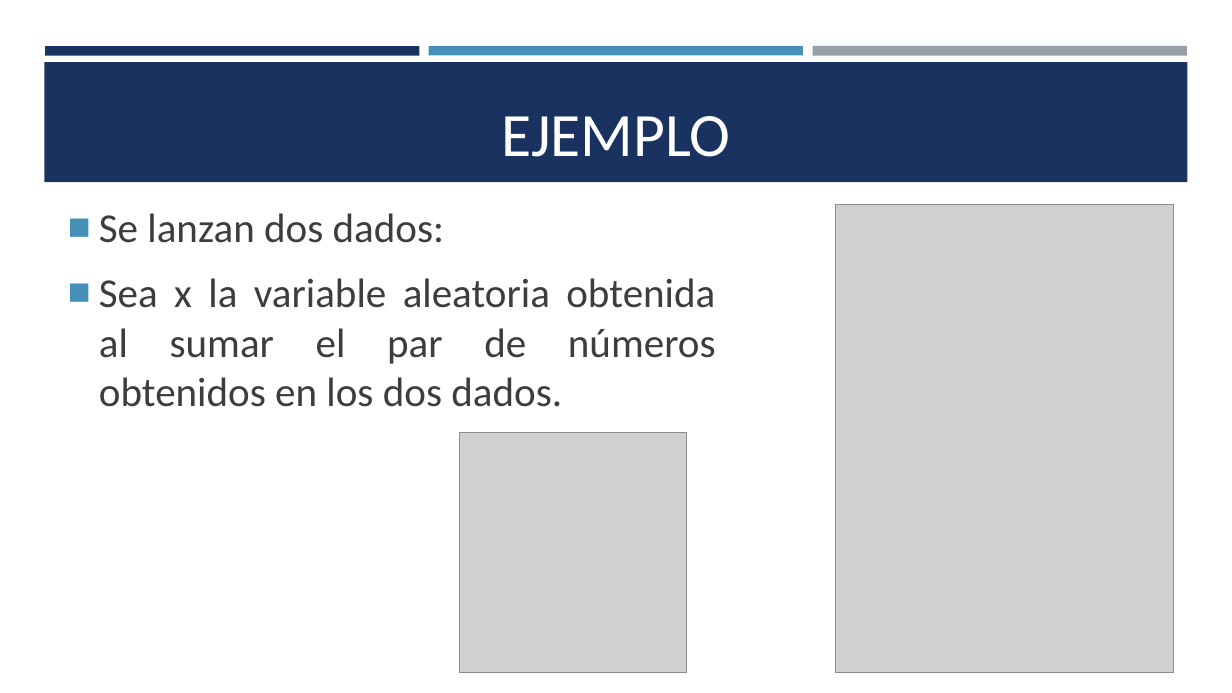
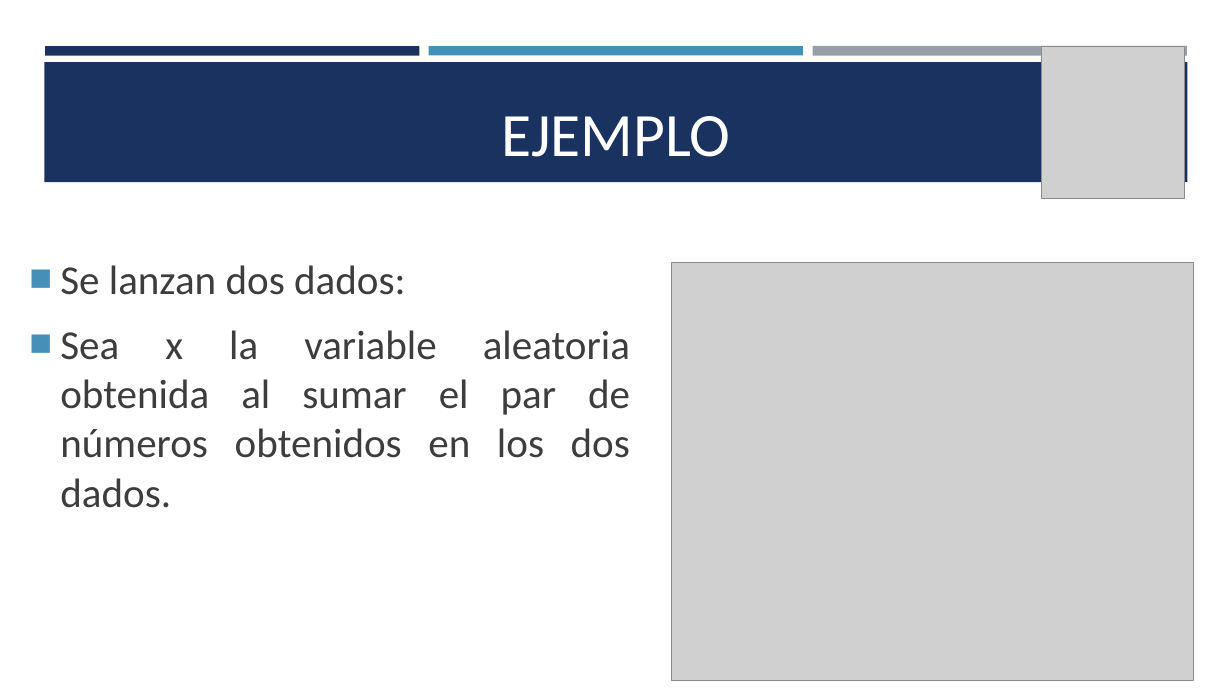
Before and after one commit to estadisticaITM/estadisticaITM.github.io, a slide deck: slide 5 of ITM_VAD_EBX.pptx. Drawn at 1232x693 pixels with LibreOffice and Linux fonts; fonts in the diff are those of the drawing; grey boxes stand for pictures. Boxes give left, top, right and bottom in pixels: in the first picture for what was removed or moved away, otherwise in the second. Text is boxed around its words. In the diff, an @@ line names an element or a change of style, - is before the commit and + after.

```diff
--- a/ITM_VAD_EBX.pptx
+++ b/ITM_VAD_EBX.pptx
@@ picture: place and size @@
-picture at <box>460,433,688,673</box>
+picture at <box>1042,46,1186,199</box>
@@ text "Se lanzan dos dados:" rewrapped from <box>99,213,716,407</box> to <box>60,265,630,508</box> @@
@@ picture: place and size @@
-picture at <box>836,205,1174,673</box>
+picture at <box>671,262,1194,680</box>
```
Also in this commit, not shown: 4 other slides changed, 3 slides added, 4 slides removed, 11 other files.
